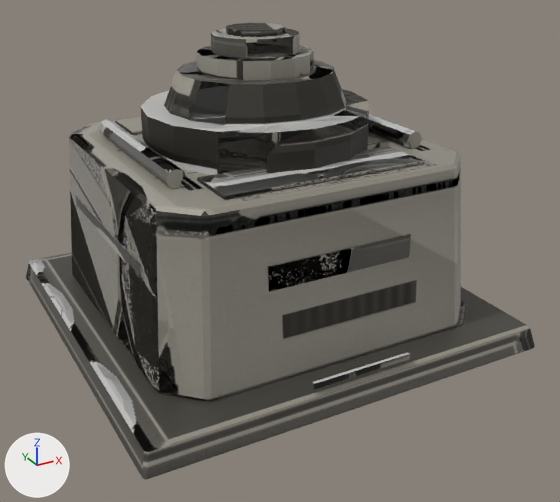
Before and after pictures for a commit that changed the FBX model assets/models/ord_generator/export/ord_generator.fbx.
Both versions are drawn from a 50 mm lens placed at (-6.14, -12.04, 7.19), pointed at (0.29, -0.34, 1.34). Arrows for +X, +Y and +Z are at lower left; the lights stay in place. The older version comes first. Where no turn or scale is listed for an object, it has been applied to the vertices.

In view in the first picture: 'base_bar'.
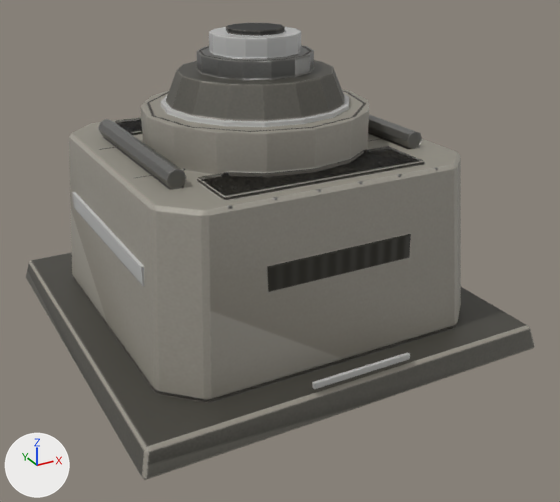
Edits to the scene script, one JSON object a line:
```json
{"block": "me_base_002", "where": "# used by ob_base_bar; location = (0.0, 0.0, 0.0)"}
{"op": "remove", "block": "me_base_002", "code": "me_base_002.from_pydata(...)  # 356 vertices, 276 faces; spans x -3.69..3.69, y -3.69..3.69, z 0.0..5.4"}
{"op": "add", "block": "me_base_002", "code": "me_base_002.from_pydata(...)  # 296 vertices, 236 faces; spans x -3.69..3.69, y -3.69..3.69, z 0.0..5.4"}
{"block": "me_base_002", "change": "me_base_002 part 1: the loose piece of 28 vertices spanning x -0.75..0.75, y -0.73..0.73, z 5.0..5.3 is deleted"}
{"block": "me_base_002", "change": "me_base_002 part 2: the loose piece of 8 vertices spanning x -2.88..-2.84, y -1.8..1.8, z 2.07..2.33 is deleted"}
{"block": "me_base_002", "change": "me_base_002 part 3: the loose piece of 8 vertices spanning x -0.9..0.9, y -3.58..-3.52, z 0.55..0.65 is deleted"}
{"block": "me_base_002", "change": "me_base_002 part 4: 225 kept faces spanning x -3.69..3.69, y -3.69..3.69, z 0.0..5.4 get new texture (UV) coordinates"}
{"block": "me_base_002", "change": "other edits to the shape of me_base_002 do not show in these pictures"}
{"op": "add", "block": "me_base_006", "code": ["me_base_006 = bpy.data.meshes.new('base.006')", "me_base_006.from_pydata(...)  # a 16-sided cylinder along z spanning x -1.65..1.65, y -1.65..1.65, z 4.03..4.17; a 14-sided cylinder along z spanning x -0.78..0.78, y -0.76..0.76, z 4.98..5.32; a box spanning x -2.91..-2.85, y -1.9..1.9, z 2.04..2.36; a box spanning x 2.85..2.91, y -1.9..1.9, z 2.04..2.36", "me_base_006.materials.append(mat_ord_generator_bar)"]}
{"op": "add", "block": "me_base_005", "code": ["me_base_005 = bpy.data.meshes.new('base.005')", "me_base_005.from_pydata(...)  # a box spanning x -0.9..0.9, y 3.52..3.58, z 0.55..0.65; a box spanning x -0.9..0.9, y -3.58..-3.52, z 0.55..0.65", "me_base_005.materials.append(mat_ord_generator_bar)"]}
{"op": "add", "block": "ob_base_glow_power_bar", "code": ["ob_base_glow_power_bar = bpy.data.objects.new('base_glow_power_bar', me_base_006)", "ob_base_glow_power_bar.location = (0.0, 0.0, 0.0)"]}
{"op": "add", "block": "ob_base_glow_running_bar", "code": ["ob_base_glow_running_bar = bpy.data.objects.new('base_glow_running_bar', me_base_005)", "ob_base_glow_running_bar.location = (0.0, 0.0, 0.0)"]}
```

Pixel boxes [x1, y1, x2, y2] of what changed, in the pictures (560 x 502 px):
```json
{"object": "base_glow_power_bar", "change": "added", "after": [72, 27, 349, 286]}
{"object": "base_glow_running_bar", "change": "added", "after": [312, 352, 410, 389]}
{"part": 1, "of": "me_base_002", "change": "deleted", "before": [211, 28, 299, 58]}
{"part": 2, "of": "me_base_002", "change": "deleted", "before": [75, 195, 142, 278]}
{"part": 3, "of": "me_base_002", "change": "deleted", "before": [312, 352, 410, 389]}
{"part": 4, "of": "me_base_002", "change": "surface changed", "before": [26, 23, 535, 480], "after": [26, 23, 535, 480]}
```
